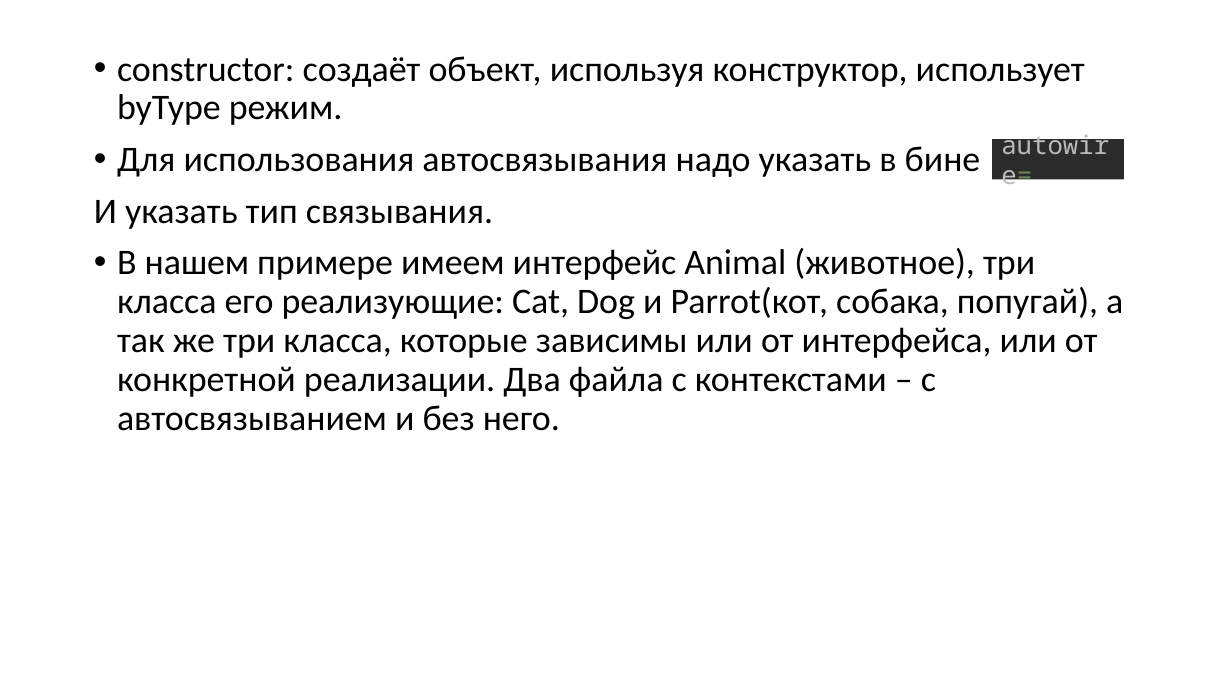
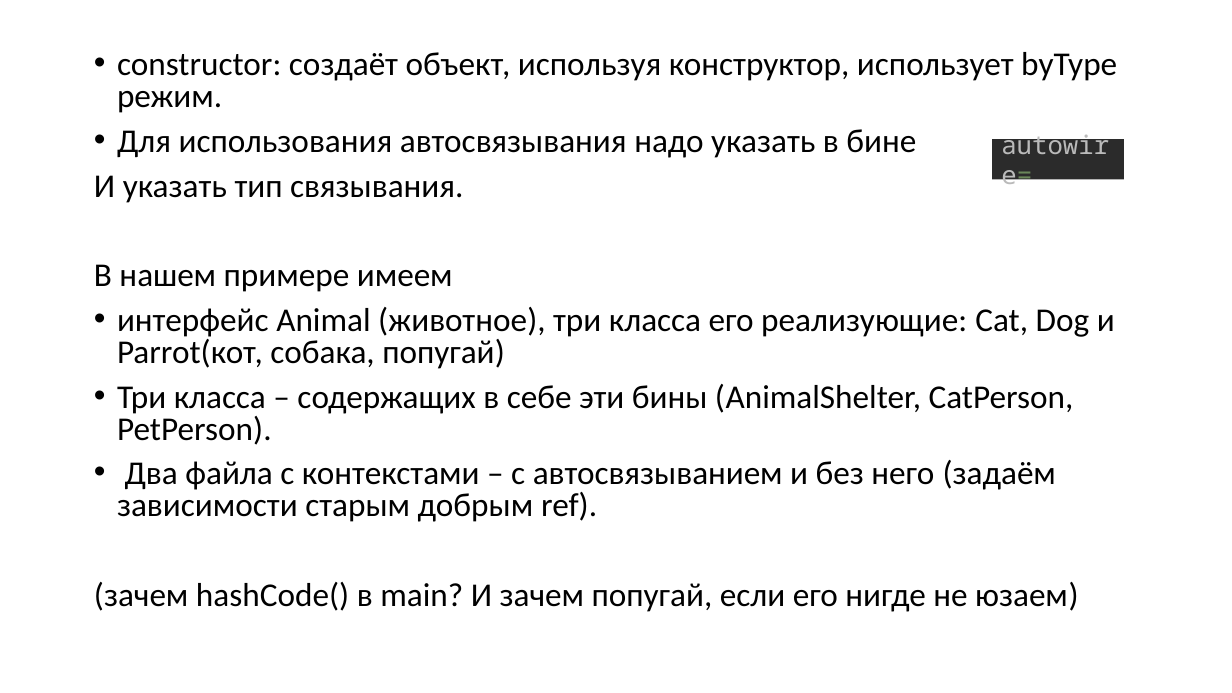
Before and after one commit to Zaudinov/Spring.IoC, a slide deck: slide 2 of presentations/example13.pptx. Drawn at 1232x693 pixels with LibreOffice and Linux fonts; fonts in the diff are those of the drawing. Boxes give left, top, right and bottom in pixels: in the first picture for what was removed or moved away, otherwise in the second. Text is boxed around its words. In the diff, an @@ line names an element or a change of style, - is before the commit and + after.

```diff
--- a/presentations/example13.pptx
+++ b/presentations/example13.pptx
@@ text at (94,52,1117,203): size 28 to 25.9 pt in "constructor: создаёт объект, используя конструктор, использу ...", "Для использования автосвязывания надо указать в бине", "И указать тип связывания."; line spacing 0.9 to 0.8 @@
@@ text at (94,264,1115,612): text changed; size 28 to 25.9 pt @@
-• В нашем примере имеем интерфейс Animal (животное), три класса его реализующие: Cat, Dog и Parrot(кот, собака, попугай), а так же три класса, которые зависимы или от интерфейса, или от конкретной реализации. Два файла с контекстами – с автосвязыванием и без него.
+В нашем примере имеем
+• интерфейс Animal (животное), три класса его реализующие: Cat, Dog и Parrot(кот, собака, попугай)
+• Три класса – содержащих в себе эти бины (AnimalShelter, CatPerson, PetPerson).
+• Два файла с контекстами – с автосвязыванием и без него (задаём зависимости старым добрым ref).
+(зачем hashCode() в main? И зачем попугай, если его нигде не юзаем)
```
Also in this commit, not shown: 1 other slide changed, 20 other files.
